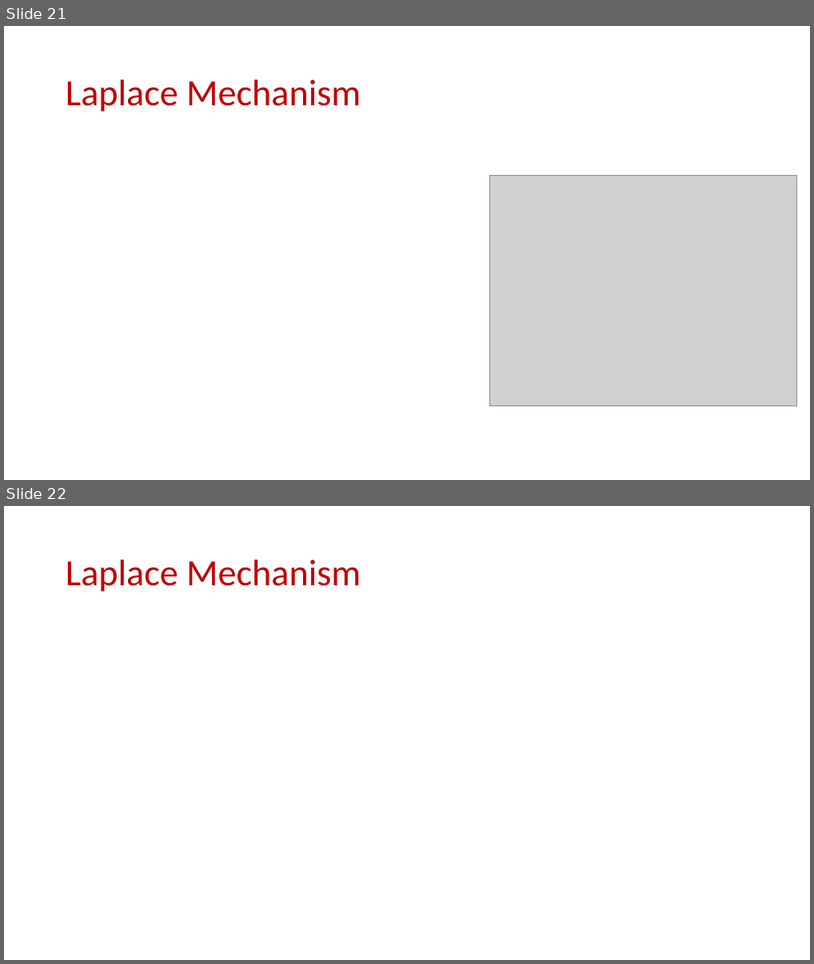
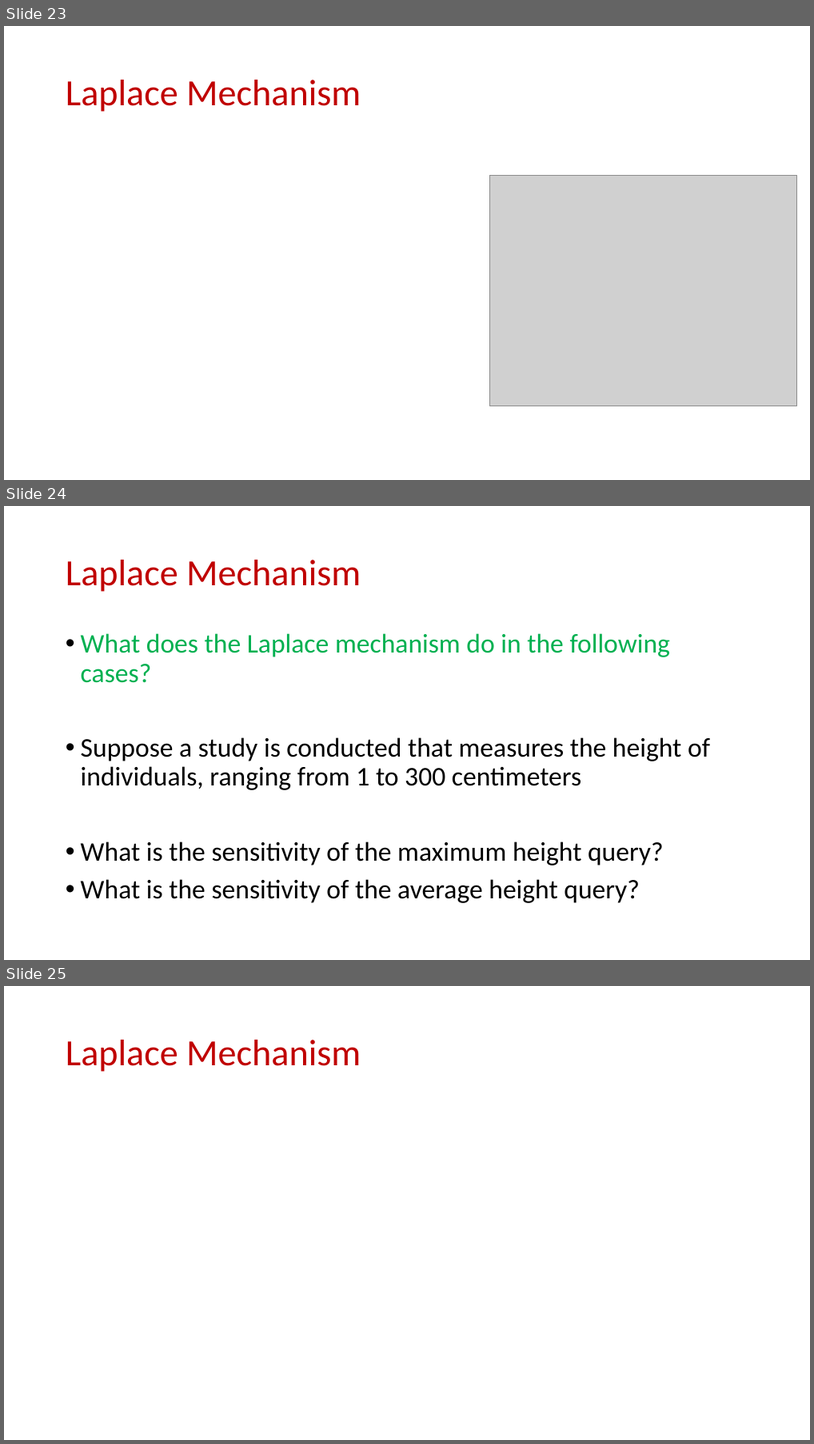
Before and after one commit to samsonzhou/samsonzhou.github.io, a slide deck: CSCE689-23/L33.pptx. Shown one above the other, each under a label of ours: slides 21 and 22 before the commit, slides 23, 24 and 25 after it. The pictures are 814x964 and 814x1444 pixels, drawn with LibreOffice and Linux fonts; fonts in the diff are those of the drawing; grey boxes stand for pictures. Boxes give left, top, right and bottom in pixels: in the first picture for what was removed or moved away, otherwise in the second. Text is boxed around its words. In the diff, an @@ line names an element or a change of style, - is before the commit and + after.

```diff
--- a/CSCE689-23/L33.pptx
+++ b/CSCE689-23/L33.pptx
@@ slide 24 added at (4,506,810,960), background #FFFFFF @@
@@ title added at (66,560,361,592), 44 pt, text #C00000 @@
+Laplace Mechanism
@@ text added at (81,633,710,903), 32 pt, text #000000 @@
+• What does the Laplace mechanism do in the following cases?
+• Suppose a study is conducted that measures the height of individuals, ranging from 1 to 300 centimeters
+• What is the sensitivity of the maximum height query?
+• What is the sensitivity of the average height query?
@@ what was slide 21 is now slide 23 @@
@@ what was slide 22 is now slide 25 @@
```
Also in this commit, not shown: 1 slide changed, 3 other slides added.
